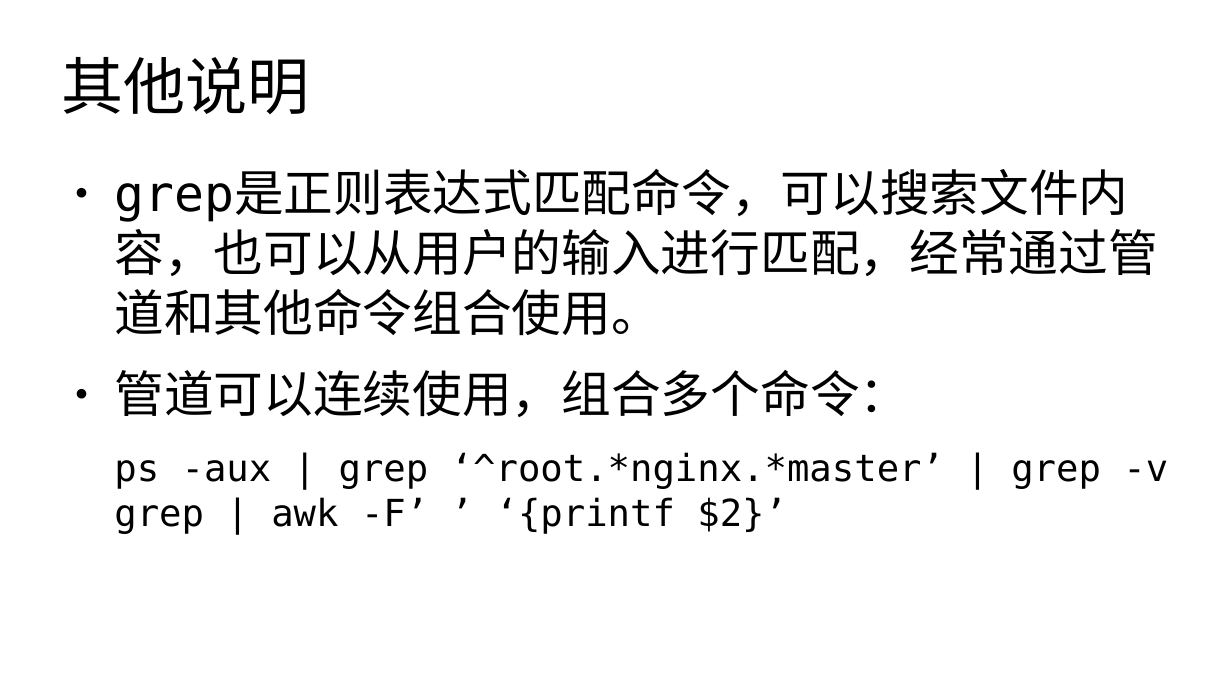
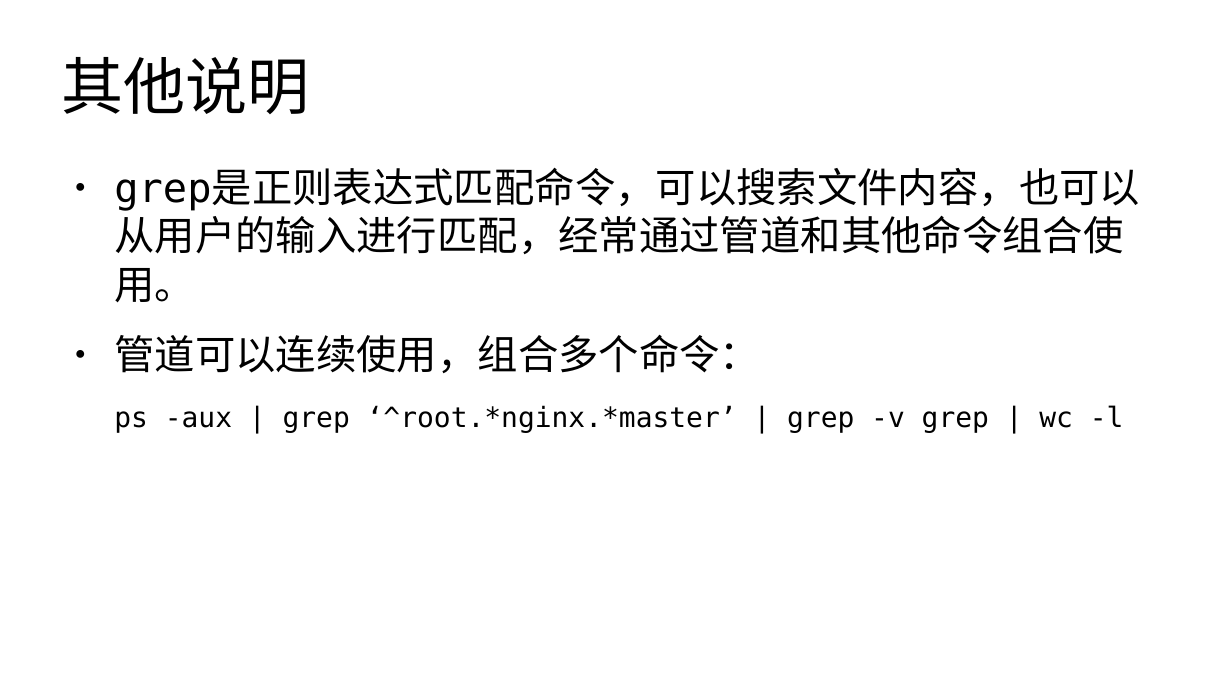
Before and after one commit to master-genius/linux-system, a slide deck: slide 19 of materials/slides/ch07-io-redirection-and-channel.odp. Drawn at 1232x693 pixels with LibreOffice and Linux fonts; fonts in the diff are those of the drawing. Boxes give left, top, right and bottom in pixels: in the first picture for what was removed or moved away, otherwise in the second. Text is boxed around its words. In the diff, an @@ line names an element or a change of style, - is before the commit and + after.

```diff
--- a/materials/slides/ch07-io-redirection-and-channel.odp
+++ b/materials/slides/ch07-io-redirection-and-channel.odp
@@ text at bbox=[114, 169, 1140, 373]: size 32 to 26 pt in "grep是正则表达式匹配命令，可以搜索文件内容，也可以从用户的输入进行匹配，经常通过管道和其他命令组合使用。", "管道可以连续使用，组合多个命令：" @@
@@ text at bbox=[114, 405, 1124, 433]: text changed; size 24 to 18 pt @@
-ps -aux | grep ‘^root.*nginx.*master’ | grep -v grep | awk -F’ ’ ‘{printf $2}’
+ps -aux | grep ‘^root.*nginx.*master’ | grep -v grep | wc -l
```
Also in this commit, not shown: 13 other slides changed, 5 other files.
